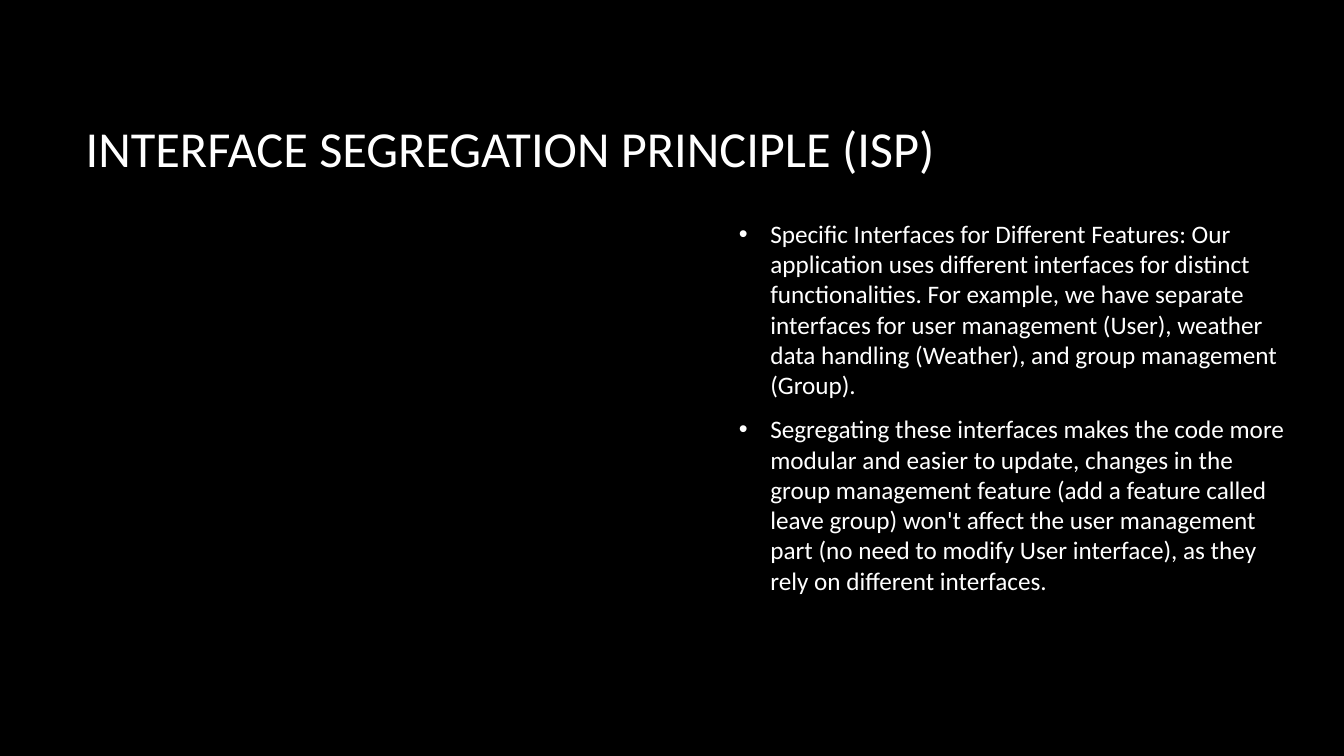
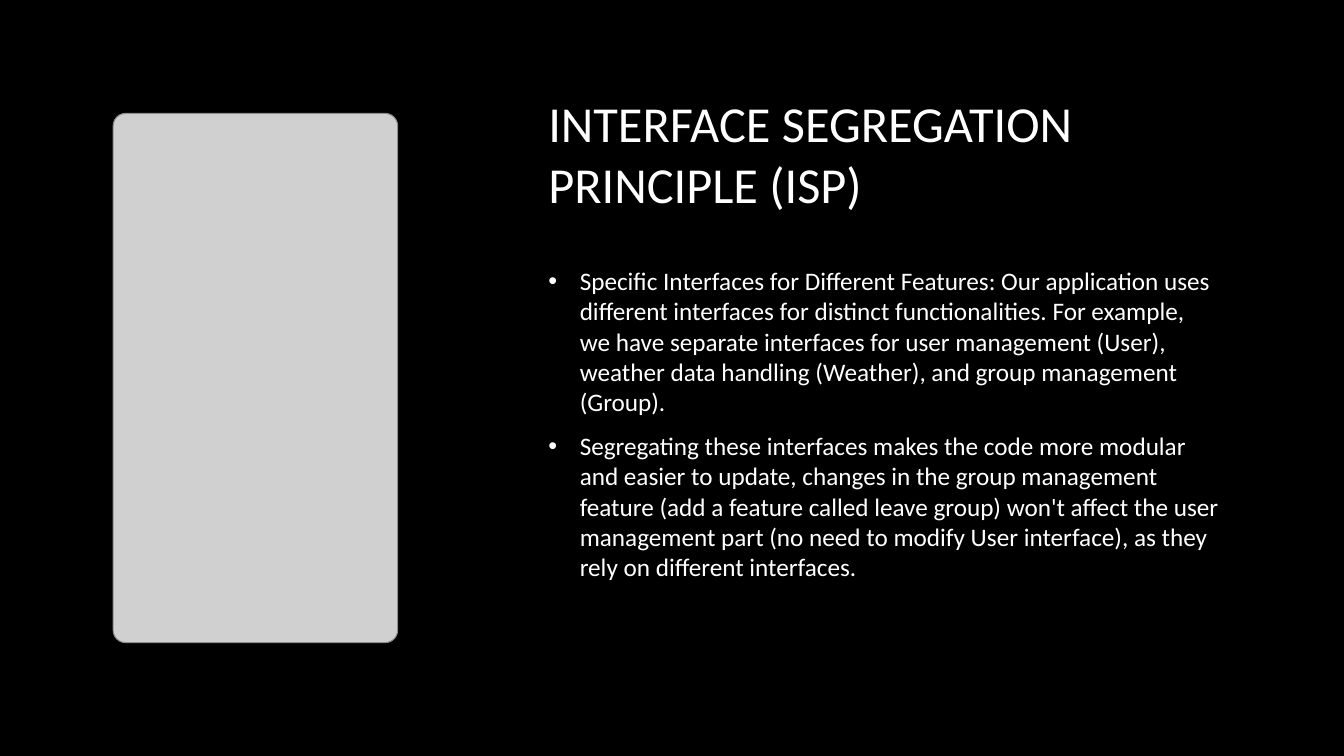
Before and after one commit to RuaGulu/CSC207-G24-Project, a slide deck: slide 9 of Presentation/CSC207 Final Project Presentation Team24.pptx. Drawn at 1344x756 pixels with LibreOffice and Linux fonts; fonts in the diff are those of the drawing; grey boxes stand for pictures; background and template pictures are left out. Boxes give left, top, right and bottom in pixels: in the first picture for what was removed or moved away, otherwise in the second. Text is boxed around its words. In the diff, an @@ line names an element or a change of style, - is before the commit and + after.

Commit message:
Updated Final Presentation, completed Specification and SOLID sections, added some design elements, starting up Clean Architecture section.

```diff
--- a/Presentation/CSC207 Final Project Presentation Team24.pptx
+++ b/Presentation/CSC207 Final Project Presentation Team24.pptx
@@ title "INTERFACE SEGREGATION PRINCIPLE (ISP)" rewrapped from bbox=[86, 130, 934, 174] to bbox=[548, 109, 1072, 210] @@
@@ picture added at bbox=[113, 113, 397, 642] @@
@@ text "Specific Interfaces for Different Features: ..." rewrapped from bbox=[770, 225, 1284, 594] to bbox=[580, 272, 1218, 580] @@
```
Also in this commit, not shown: 5 other slides changed, 1 slide added, 1 slide removed.
